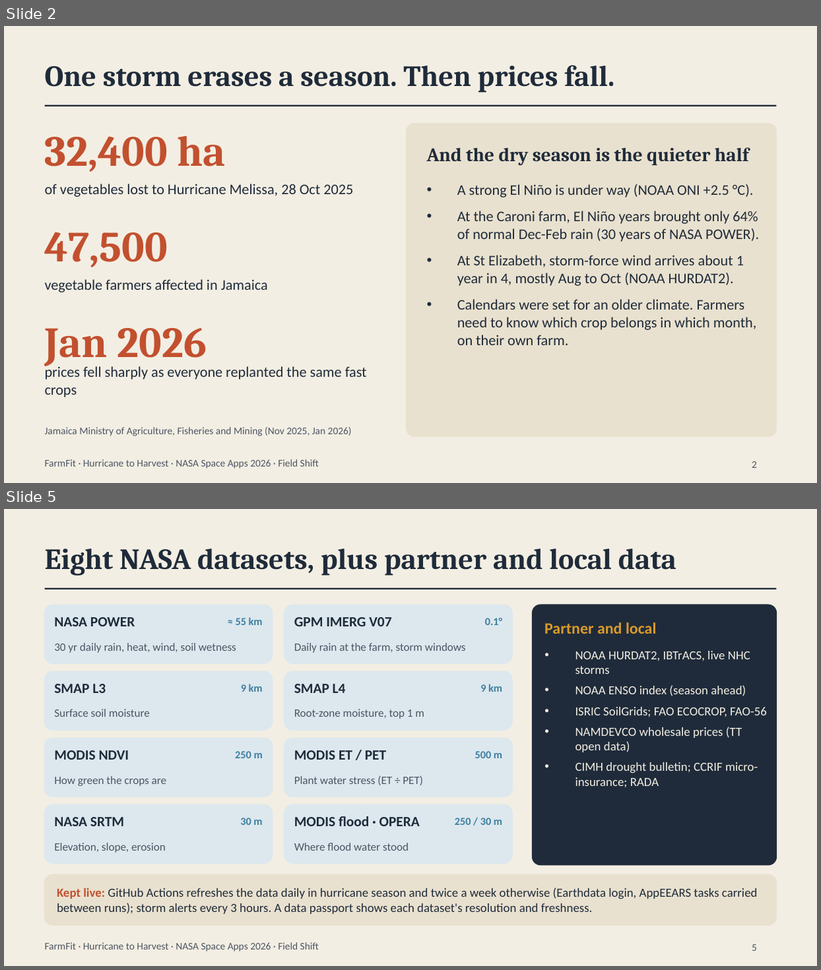
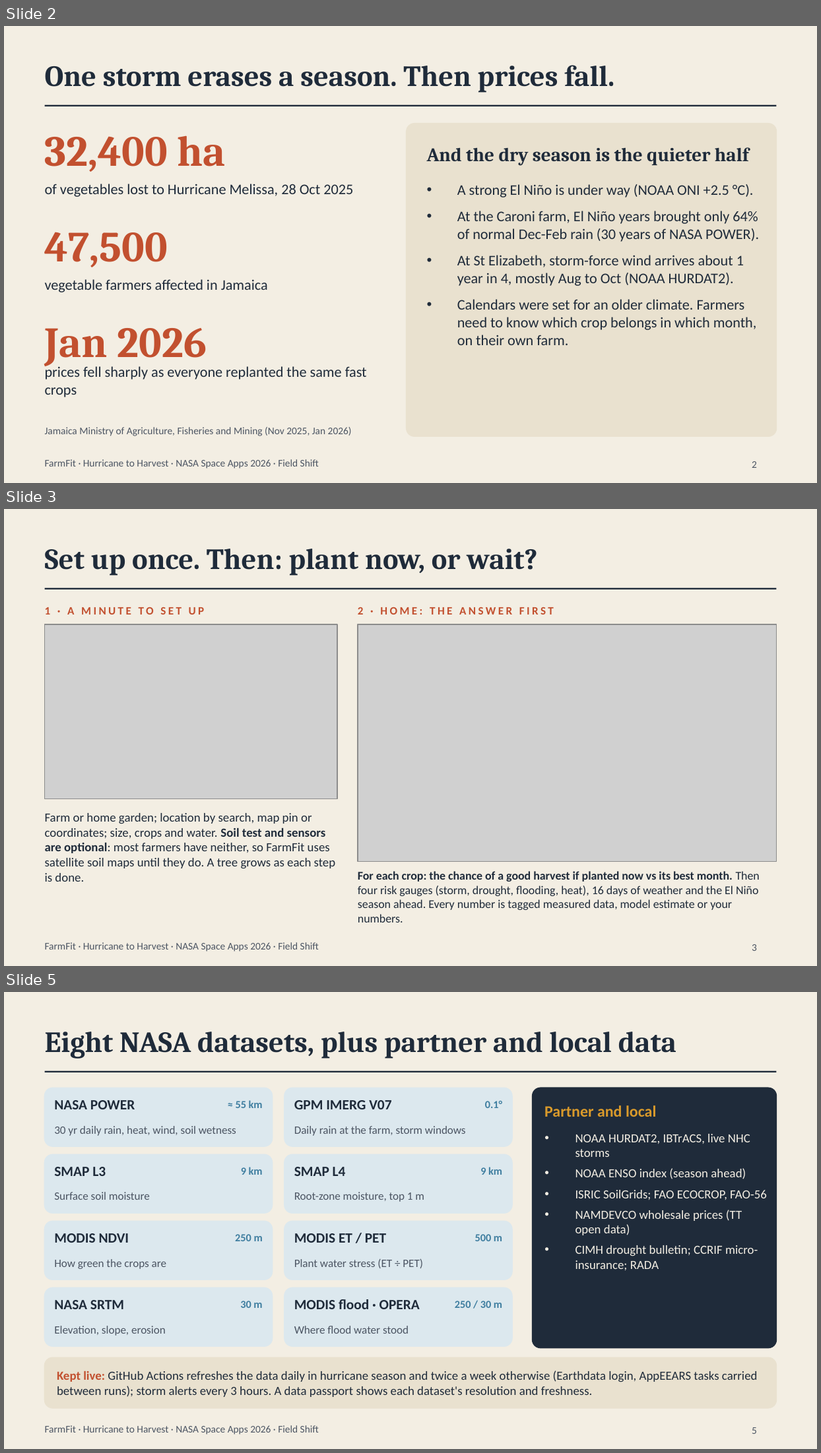
Before and after one commit to keydahknow/FarmFit, a slide deck: docs/FarmFit_Hurricane_to_Harvest.pptx. Shown one above the other, each under a label of ours: slides 2 and 5 before the commit, slides 2, 3 and 5 after it; the slides between them are not shown. The pictures are 821x970 and 821x1453 pixels, drawn with LibreOffice and Linux fonts; fonts in the diff are those of the drawing; grey boxes stand for pictures. Boxes give left, top, right and bottom in pixels: in the first picture for what was removed or moved away, otherwise in the second. Text is boxed around its words. In the diff, an @@ line names an element or a change of style, - is before the commit and + after.

```diff
--- a/docs/FarmFit_Hurricane_to_Harvest.pptx
+++ b/docs/FarmFit_Hurricane_to_Harvest.pptx
@@ slide 3 added at bbox=[4, 509, 817, 966], background #F3EEE3; not listed: 2 template elements that a slide beside it also shows @@
@@ title added at bbox=[45, 549, 537, 576], 26 pt, text #1F2B3A, bold @@
+Set up once. Then: plant now, or wait?
@@ text added at bbox=[45, 607, 205, 615], 10 pt, text #C2502F, bold @@
+1 · A MINUTE TO SET UP
@@ text added at bbox=[358, 607, 554, 615], 10 pt, text #C2502F, bold @@
+2 · HOME: THE ANSWER FIRST
@@ picture added at bbox=[45, 625, 337, 799] @@
@@ picture added at bbox=[358, 625, 776, 862] @@
@@ text added at bbox=[45, 813, 336, 882], 11 pt, text #1F2B3A @@
+Farm or home garden; location by search, map pin or coordinates; size, crops and water. Soil test and sensors are optional: most farmers have neither, so FarmFit uses satellite soil maps until they do. A tree grows as each step is done.
@@ text added at bbox=[358, 871, 760, 923], 10.5 pt, text #1F2B3A @@
+For each crop: the chance of a good harvest if planted now vs its best month. Then four risk gauges (storm, drought, flooding, heat), 16 days of weather and the El Niño season ahead. Every number is tagged measured data, model estimate or your numbers.
@@ page number added at bbox=[752, 945, 757, 951], 9 pt, text #4C5563 @@
+3
```
Also in this commit, not shown: 2 slides changed, 1 other slide added, 2 slides removed, 7 other files.
